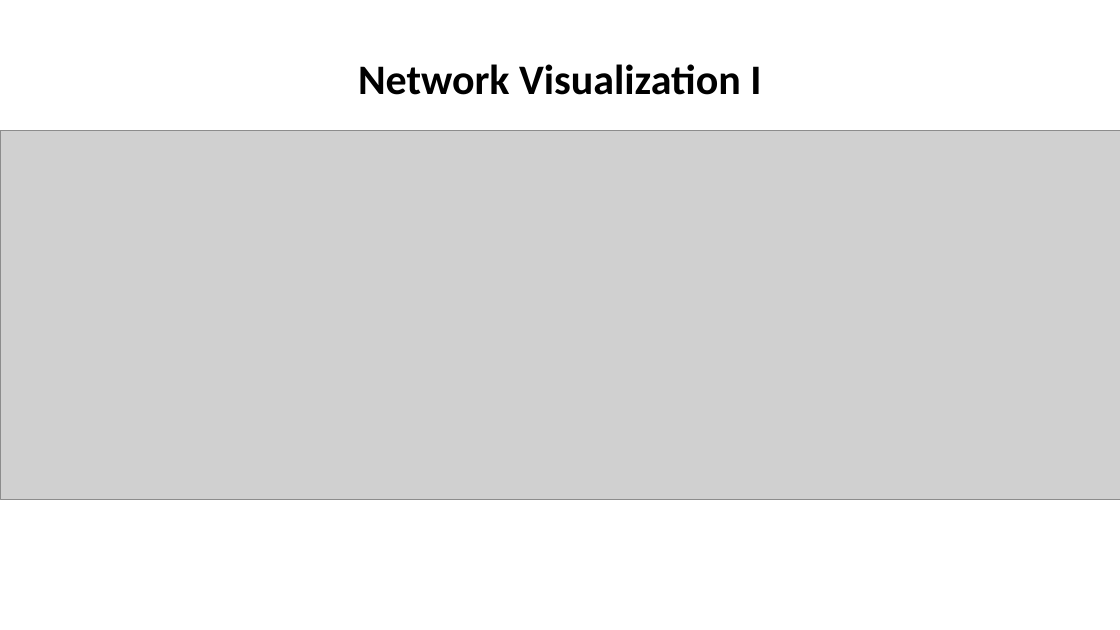
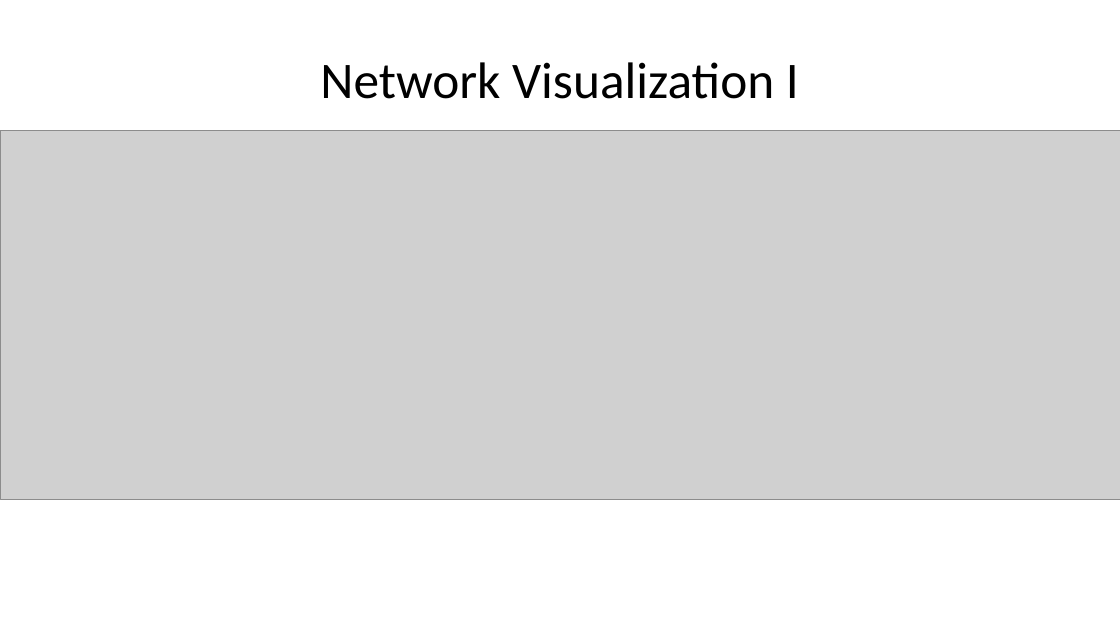
Before and after one commit to cristi-an-pop/graphs, a slide deck: slide 4 of NetworkScience_Presentation.pptx (slide 10 before the commit). Drawn at 1120x630 pixels with LibreOffice and Linux fonts; fonts in the diff are those of the drawing; grey boxes stand for pictures. Boxes give left, top, right and bottom in pixels: in the first picture for what was removed or moved away, otherwise in the second. Text is boxed around its words. In the diff, an @@ line names an element or a change of style, - is before the commit and + after.

```diff
--- a/NetworkScience_Presentation.pptx
+++ b/NetworkScience_Presentation.pptx
@@ title "Network Visualization I" at (320, 62, 799, 99): size 36 to 44 pt, bold off @@
```
Also in this commit, not shown: 7 other slides changed, 1 slide added, 6 slides removed.
